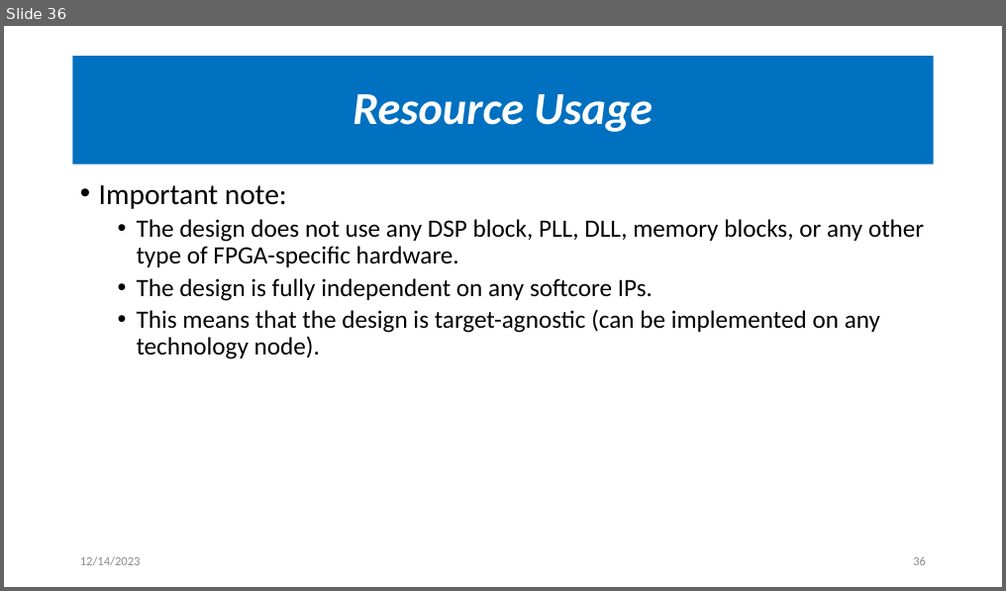
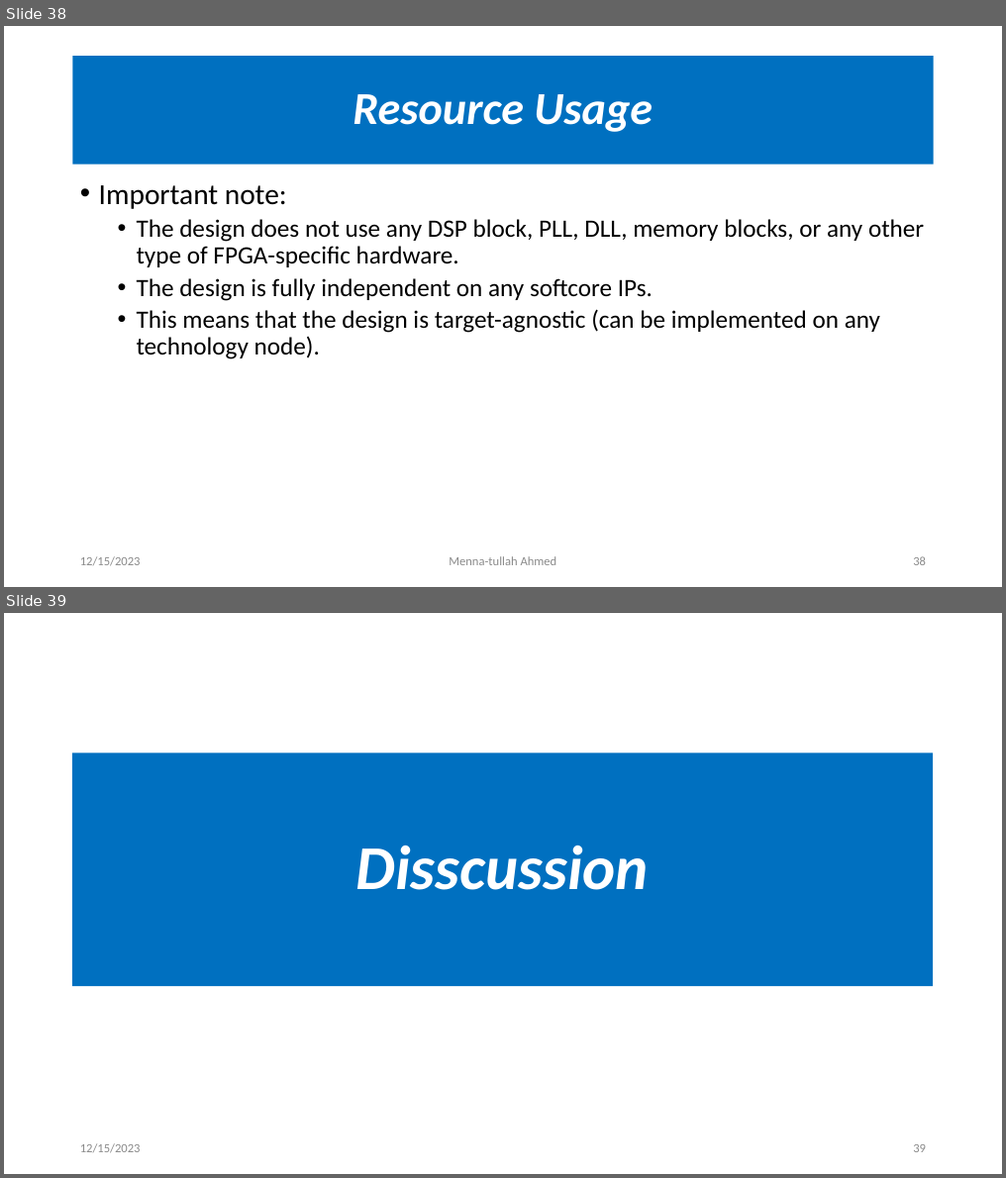
Before and after one commit to OmarAmer01/DCSK, a slide deck: docs/Presentation/main.pptx. Shown one above the other, each under a label of ours: slide 36 before the commit, slides 38 and 39 after it. The pictures are 1006x591 and 1006x1178 pixels, drawn with LibreOffice and Linux fonts; fonts in the diff are those of the drawing. Boxes give left, top, right and bottom in pixels: in the first picture for what was removed or moved away, otherwise in the second. Text is boxed around its words. In the diff, an @@ line names an element or a change of style, - is before the commit and + after.

```diff
--- a/docs/Presentation/main.pptx
+++ b/docs/Presentation/main.pptx
@@ slide 39 added at bbox=[4, 613, 1002, 1174], background #FFFFFF @@
@@ title added at bbox=[72, 753, 933, 986], fill #0070C0, 60 pt, text #FFFFFF, bold, italic @@
+Disscussion
@@ text added at bbox=[80, 1144, 141, 1154], 12 pt, text #8C8C8C @@
+12/15/2023
@@ page number added at bbox=[913, 1145, 926, 1153], 12 pt, text #8C8C8C @@
+39
@@ what was slide 36 is now slide 38 @@
@@ slide 38 changed as well @@
@@ text at bbox=[80, 557, 141, 567]: text changed @@
-12/14/2023
+12/15/2023
@@ text added at bbox=[449, 557, 557, 566], 12 pt, text #8C8C8C @@
+Menna-tullah Ahmed
```
Also in this commit, not shown: 34 other slides changed, 3 other slides added.
